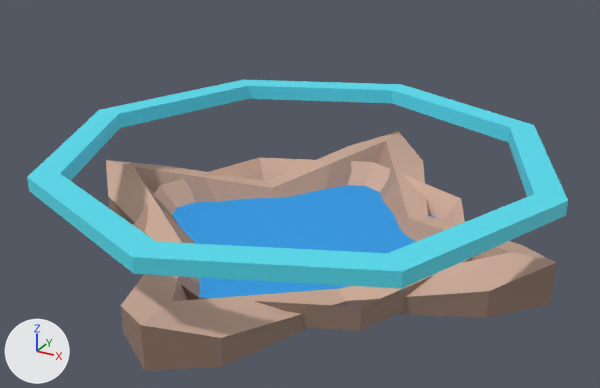
The FBX model assets/animations/warp@spin.fbx: old version first, new version second.
Both versions are drawn from a 50 mm camera at (1.432, -2.612, 1.535) aimed at (0.02, -0.044, 0.251). Arrows for +X, +Y and +Z are at lower left; the lights stay in place. Where no turn or scale is listed for an object, it has been applied to the vertices.
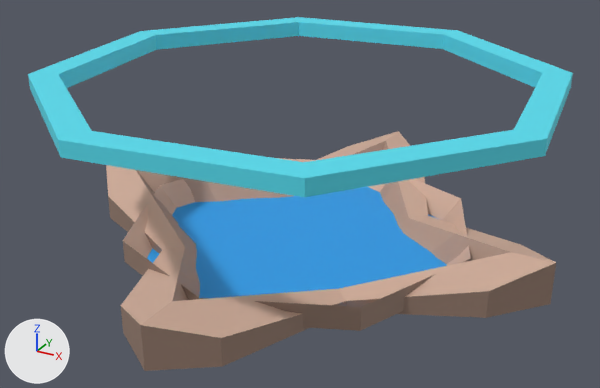
Location of each change, (x1, y1, x2, y2) in pixels of the pictures (600 x 388 px):
'Cylinder', moved, turned
    before: (27, 80, 568, 289)
    after: (28, 17, 573, 197)

What changed in the scene script:
```text
Change ob_cylinder:
    ob_cylinder.location: (0.0, 0.0, 1.016) -> (0.0, 0.0, 1.31)
    ob_cylinder.rotation_euler: (0.0, 0.0, 0.0) -> (0.0, 0.0, 2.867)  # degrees (0, 0, 0) -> degrees (0, 0, 164)
```
